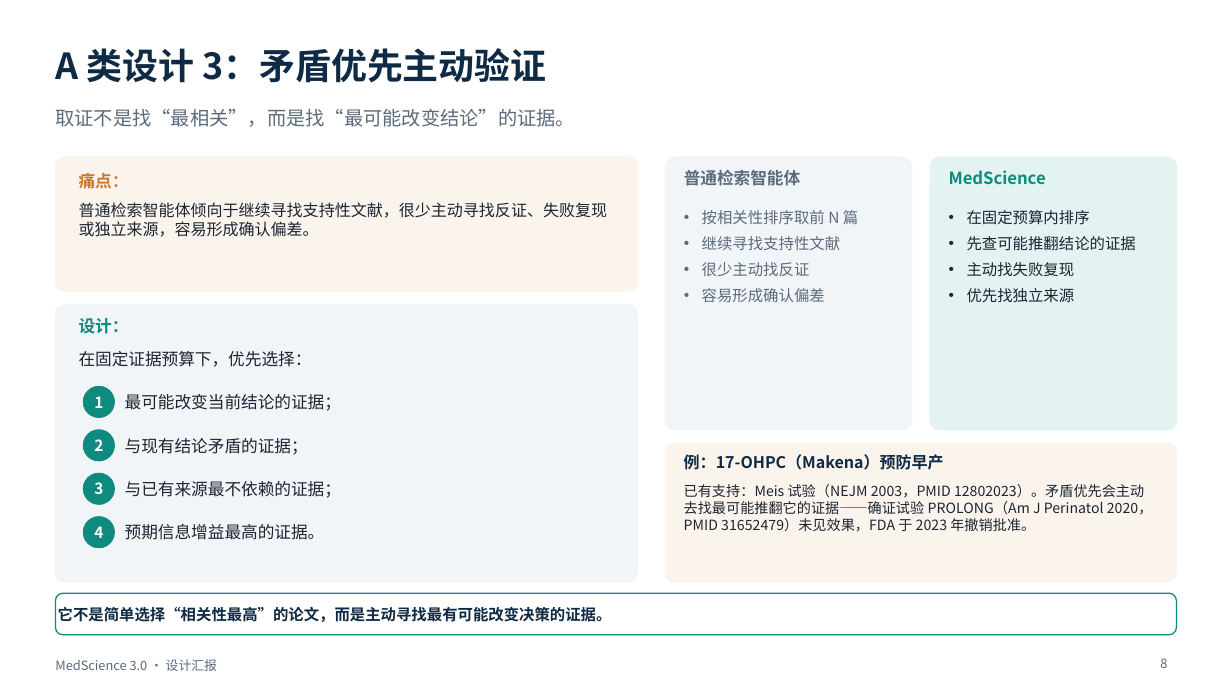
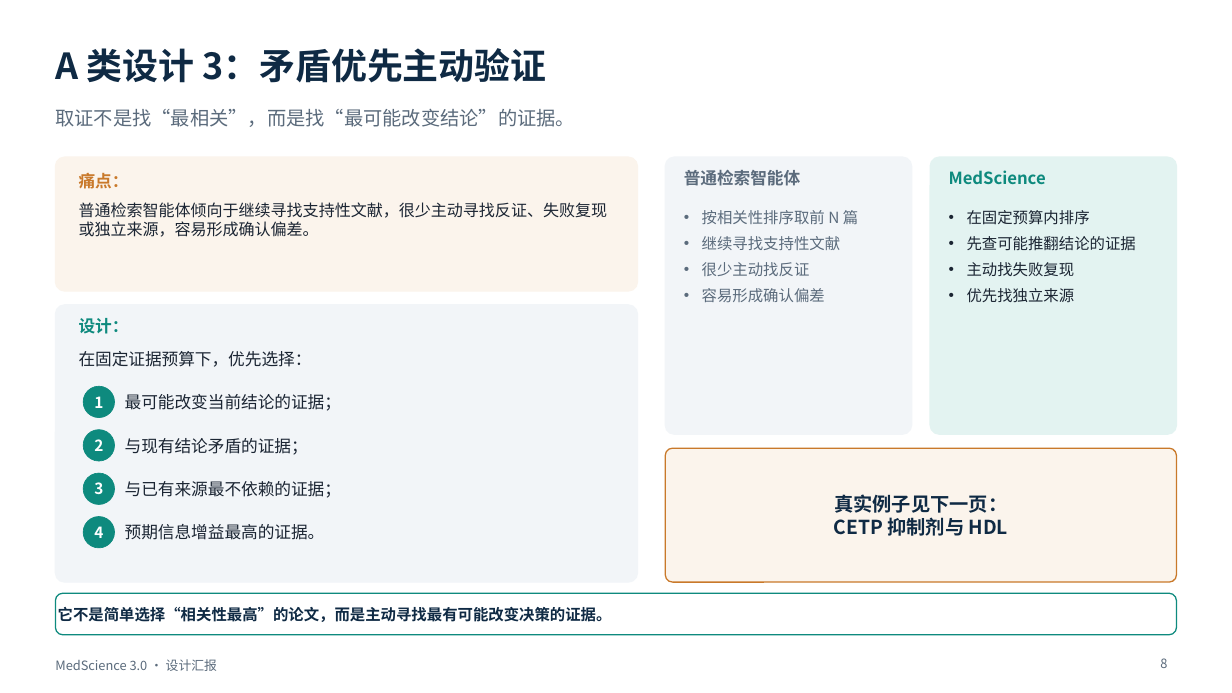
Before and after one commit to BenjaminDuo/MedScience, a slide deck: slide 8 of docs/presentation/MedScience-3.0-设计汇报.pptx. Drawn at 1232x693 pixels with LibreOffice and Linux fonts; fonts in the diff are those of the drawing. Boxes give left, top, right and bottom in pixels: in the first picture for what was removed or moved away, otherwise in the second. Text is boxed around its words. In the diff, an @@ line names an element or a change of style, - is before the commit and + after.

```diff
--- a/docs/presentation/MedScience-3.0-设计汇报.pptx
+++ b/docs/presentation/MedScience-3.0-设计汇报.pptx
@@ rounded rectangle: place and size @@
-rounded rectangle at [931,157,1177,430]
+rounded rectangle at [931,157,1177,434]
@@ rounded rectangle "真实例子见下一页：": place and size @@
-rounded rectangle "真实例子见下一页：" at [665,444,1177,582]
+rounded rectangle "真实例子见下一页：" at [665,448,1177,582]
@@ rounded rectangle "真实例子见下一页：" at [665,448,1177,582]: outline #FBF4EC 1 pt to #C9792A 1 pt; proportions changed @@
@@ text removed at [684,454,944,470] @@
-例：17-OHPC（Makena）预防早产
@@ text removed at [684,484,1153,532] @@
-已有支持：Meis 试验（NEJM 2003，PMID 12802023）。矛盾优先会主动去找最可能推翻它的证据——确证试验 PROLONG（Am J Perinatol 2020，PMID 31652479）未见效果，FDA 于 2023 年撤销批准。
@@ text in rounded rectangle at [834,494,1008,536]: text added @@
+真实例子见下一页：
+CETP 抑制剂与 HDL
```
Also in this commit, not shown: 1 slide added, 2 other files.
